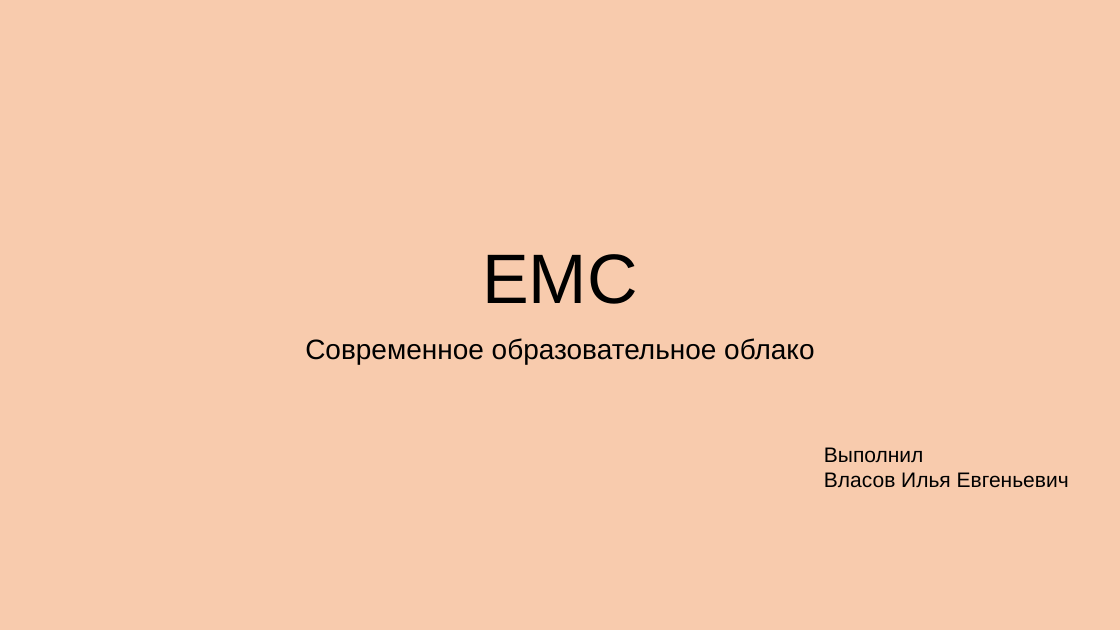
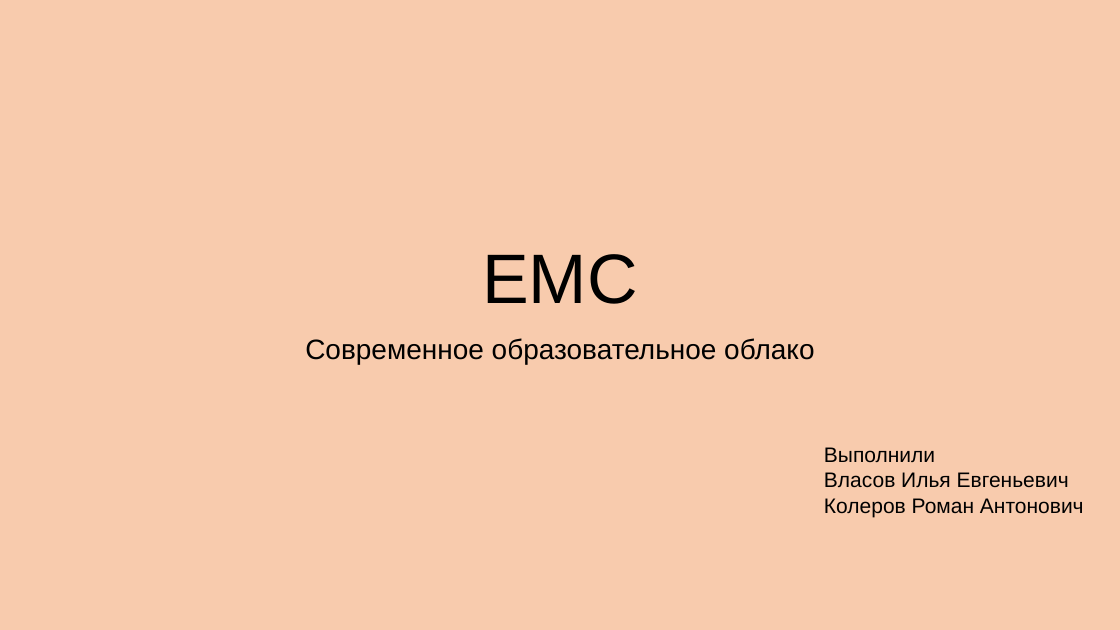
Before and after one commit to Cheshuyka/EMC, a slide deck: slide 1 of Project Protection/EMC.pptx. Drawn at 1120x630 pixels with LibreOffice and Linux fonts; fonts in the diff are those of the drawing. Boxes give left, top, right and bottom in pixels: in the first picture for what was removed or moved away, otherwise in the second. Text is boxed around its words. In the diff, an @@ line names an element or a change of style, - is before the commit and + after.

Commit message:
Добавил своё имя в презентацию

```diff
--- a/Project Protection/EMC.pptx
+++ b/Project Protection/EMC.pptx
@@ text at <box>824,447,935,463</box>: text changed @@
-Выполнил
+Выполнили
@@ text at <box>824,498,1084,517</box>: paragraph added @@
+Колеров Роман Антонович
```
